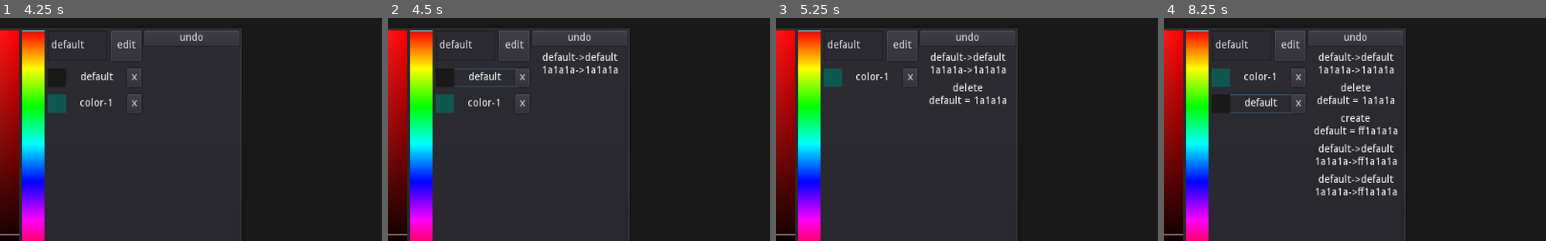
Above: before the commit, frames 1-4 (left to right).
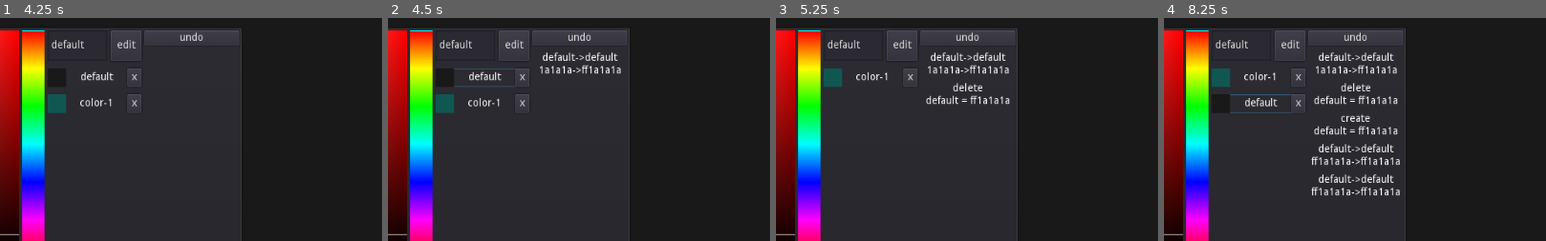
Above: after the commit, the same moments.

Repository: hpn33/manga-reader-by-godot-
Game: Godot game, scene res://scene/Main.tscn
Two runs of this game, one before a commit and one after it. Both use one fixed random seed, a clock stepped at 60 frames per second and the inputs below.
Inputs (mouse positions are % of the whole screen's width and height, from its top left):
- Up to frame 1 (4.25 s): click "choise image path" at 0.5 s; click "O" at 1.25 s; click "_" at 2 s; click "Full" at 2.75 s; click "Option" at 3.5 s
- Up to frame 2 (4.5 s): click (58, 22) at 4.25 s
- Up to frame 3 (5.25 s): click "x" at 5 s
- Up to frame 4 (8.25 s): click (51, 64) at 5.75 s; click "HSV" at 6.5 s; click "edit" at 7.25 s; click (58, 28) at 8.02 s
The pictures show only the part of the screen within x 46-96%, y 9-59%; the shares and areas given below are measured in that part.

Frame 1 is identical in both runs. In frame 2, 0.5% of the frame differs, in the area x 39-61%, y 20-26%; in frame 3, 1.0%; in frame 4, 2.1%, in the area x 38-62%, y 20-80%.
Error in both runs: Trying to assign value of type 'MenuButton' to a variable of type 'Label'. (res://scene/ui/TitleBar/TitleBar.gd:3)

Commit message:
remove & simpling some code

Diff:
--- a/object/ColorPicker/ColorHolder/ColorHolder.gd
+++ b/object/ColorPicker/ColorHolder/ColorHolder.gd
@@ -1,11 +1,16 @@
 extends Control
 
-signal delete
 
 onready var color_view = $hBox/CenterContainer/Color
 onready var label = $hBox/Label
 
-func set_(color):
+
+var color_panel
+
+
+func set_(_color_panel, color):
+	color_panel = _color_panel
+
 	self.title = color[0]
 	self.color_code = color[1]
 
@@ -28,12 +33,16 @@
 	return color_view.color.to_html()
 
 
-func _on_Delete_pressed() -> void:
-	emit_signal("delete")
-
-
-
 var color setget , get_colour
 
 func get_colour():
 	return [self.title, self.color_code]
+
+
+
+
+func _on_Delete_pressed() -> void:
+	color_panel.delete_color([self.title, self.color_code])
+
+func _on_ColorHolder_pressed():
+	color_panel.active_color([self.title, self.color_code])
--- a/object/ColorPicker/ColorHolder/ColorHolder.tscn
+++ b/object/ColorPicker/ColorHolder/ColorHolder.tscn
@@ -48,4 +48,5 @@
 margin_right = 245.0
 margin_bottom = 25.0
 text = "x"
+[connection signal="pressed" from="." to="." method="_on_ColorHolder_pressed"]
 [connection signal="pressed" from="hBox/Delete" to="." method="_on_Delete_pressed"]
--- a/object/ColorPicker/ColorList.gd
+++ b/object/ColorPicker/ColorList.gd
@@ -19,9 +19,7 @@
 
 	add_child(new)
 
-	new.set_(color)
-	new.connect("pressed", self, '_holder_pressed', [color])
-	new.connect("delete", self, '_delete_button', [color])
+	new.set_(owner, color)
 
 
 func add_by_array(colors: GMap):
@@ -37,14 +35,6 @@
 			break
 
 
-func _holder_pressed(color):
-	owner.active_color(color)
-
-
-func _delete_button(color):
-	owner.delete_color(color)
-
-
 func re_add(colors :GMap= owner.colors):
 	clear()
 	add_by_array(colors)
--- a/scene/Main.gd
+++ b/scene/Main.gd
@@ -13,7 +13,6 @@
 	config.load()
 
 	share.set_value('target_dir', 'choise image folder')
-	share.set_value('background_color', config.get_data('active_color'))
 	share.set_value('colors', config.get_data('colors'))
 	share.set_value('recents', config.get_data('recents'))
 
